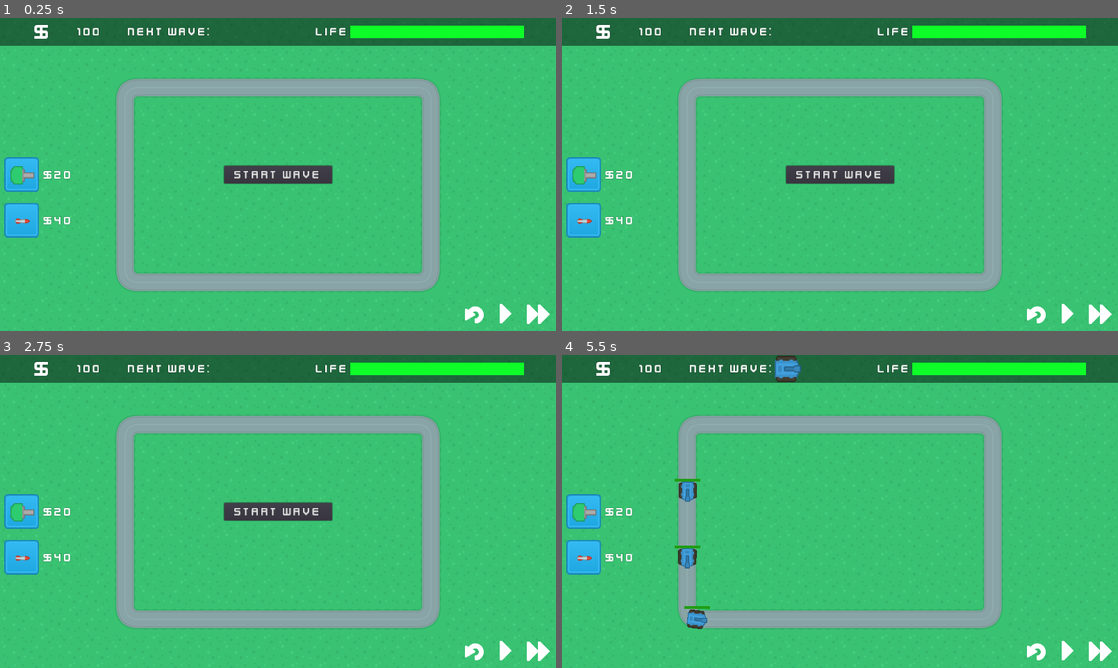
Above: before the commit, frames 1-4 (two rows, left to right).
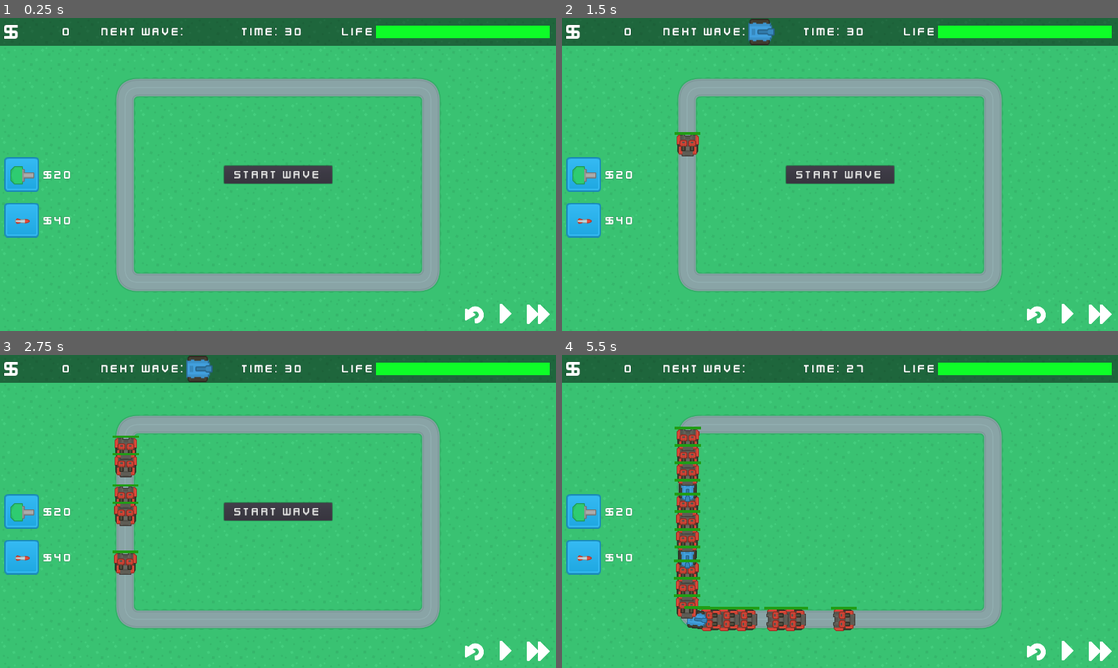
Above: after the commit, the same moments.

Repository: MattWillcox/TowerDefense
Game: Godot game, scene res://Scenes/MainScenes/GameScene.tscn
Two runs of this game, one before a commit and one after it. Both use one fixed random seed, a clock stepped at 60 frames per second and the inputs below. The project has no main scene, so this scene is started directly.
Inputs (mouse positions are in pixels of both pictures, inside the frame that each line leads up to):
- Up to frame 1 (0.25 s): no input
- Up to frame 2 (1.5 s): click (1034, 312) at 0.5 s; click (1034, 312) at 1.25 s
- Up to frame 3 (2.75 s): click (472, 649) at 2 s
- Up to frame 4 (5.5 s): click "Start Wave" at 2.75 s; click "$20" at 3.5 s; click "$40" at 4.25 s; click (1101, 649) at 5 s

The runs differ from the first frame. In frame 1, 1.1% of the frame differs, in the area x 0-99%, y 2-7%; in frame 2, 1.7%; in frame 3, 2.8%; in frame 4, 5.1%, in the area x 0-99%, y 0-89%.
Error before the commit: Invalid get index 'sprite' (on base: 'Dictionary'). (res://Scenes/MainScenes/GameScene.gd:45)

Commit message:
add timer, more waves

Diff:
--- a/Scenes/Enemies/BlueTank.gd
+++ b/Scenes/Enemies/Tank.gd
@@ -56,8 +56,8 @@
 	self.queue_free()
 
 
+## TODO MW - fix this? somehow
 func _on_Area2D_body_entered(body):
 	if body.is_in_group("Projectiles"):
-		impact("missile")
 		on_hit(body.damage, "missile")
 		body.queue_free()
--- a/Scenes/Enemies/BlueTank.tscn
+++ b/Scenes/Enemies/Tank.tscn
@@ -1,6 +1,6 @@
 [gd_scene load_steps=5 format=2]
 
-[ext_resource path="res://Scenes/Enemies/BlueTank.gd" type="Script" id=1]
+[ext_resource path="res://Scenes/Enemies/Tank.gd" type="Script" id=1]
 [ext_resource path="res://Assets/Enemies/tank_blue.png" type="Texture" id=2]
 [ext_resource path="res://Assets/UI/HPbar.jpg" type="Texture" id=3]
 
--- a/Scenes/MainScenes/GameScene.gd
+++ b/Scenes/MainScenes/GameScene.gd
@@ -13,7 +13,7 @@
 var current_wave = 0
 var enemies_in_wave = 0
 
-var base_health = 100
+var base_health = 20
 
 var current_money = 100
 
@@ -24,6 +24,7 @@
 	get_node("Music").play()
 	get_node("UI/HUD/BuildBar/Gun/Cost").text = "$" + str(GameData.tower_data.GunT1.cost)
 	get_node("UI/HUD/BuildBar/Missile/Cost").text = "$" + str(GameData.tower_data.MissileT1.cost)
+	get_node("UI").connect("times_up", self, "on_times_up")
 
 func _process(delta):
 	if build_mode:
@@ -42,7 +43,7 @@
 func start_next_wave():
 	var wave_data = retrieve_wave_data()
 	var preview_sprite = get_node("UI/HUD/InfoBar/H/NextWaveTexture")
-	preview_sprite.texture = load(EnemyData.enemy_data[current_wave - 1].sprite)
+	preview_sprite.texture = load(EnemyData.enemy_data[current_wave].sprite)
 	yield(get_tree().create_timer(0.2), "timeout") ## padding between waves so they do not start insta
 	spawn_enemies(wave_data)
 
@@ -51,13 +52,14 @@
 	var wave_data = []
 	var wave_enemies = enemy_data.total_enemies
 	for i in (enemy_data.total_enemies - 1):
-		wave_data.append([enemy_data.name, enemy_data.spawn_rate, enemy_data.money_reward, enemy_data.hp])
+		wave_data.append([enemy_data.name, enemy_data.spawn_rate, enemy_data.money_reward, enemy_data.hp, enemy_data.sprite])
 	enemies_in_wave = wave_data.size()
 	return wave_data
 
 func spawn_enemies(wave_data):
 	for i in wave_data:
 		var new_enemy = load("res://Scenes/Enemies/" + i[0] + ".tscn").instance()
+		new_enemy.get_node("Sprite").texture = load(i[4])
 		new_enemy.connect("base_damage", self, "on_base_damage")
 		new_enemy.connect("increase_money", self, "on_increase_money", [i[2]])
 		new_enemy.connect("enemy_killed", self, "on_enemy_killed")
@@ -113,9 +115,19 @@
 ##
 ## Handlers
 ##
+func on_times_up():
+	if enemies_in_wave > 0:
+		on_base_damage(enemies_in_wave)
+	for i in map_node.get_node("Path").get_children():
+		i.queue_free()
+
 func on_base_damage(damage):
 	base_health -= damage
 	if base_health <= 0:
+		get_node("UI").update_health_bar(0)
+		get_node("UI/HUD/GameOver").visible = true
+
+		yield(get_tree().create_timer(2), "timeout")
 		emit_signal("game_finished", false)
 	else:
 		get_node("UI").update_health_bar(base_health)
--- a/Scenes/MainScenes/GameScene.tscn
+++ b/Scenes/MainScenes/GameScene.tscn
@@ -153,29 +153,35 @@
 
 [node name="Symbol" type="Label" parent="UI/HUD/InfoBar/H"]
 margin_top = 2.0
-margin_right = 120.0
-margin_bottom = 62.0
-rect_min_size = Vector2( 120, 60 )
+margin_right = 50.0
+margin_bottom = 62.0
+rect_min_size = Vector2( 50, 60 )
 custom_fonts/font = ExtResource( 12 )
 text = "$"
 align = 2
 valign = 1
 
 [node name="Money" type="Label" parent="UI/HUD/InfoBar/H"]
-margin_left = 124.0
-margin_top = 2.0
-margin_right = 234.0
+margin_left = 54.0
+margin_top = 2.0
+margin_right = 164.0
 margin_bottom = 62.0
 rect_min_size = Vector2( 110, 60 )
 custom_fonts/font = ExtResource( 11 )
-text = "100"
+text = "0"
 align = 2
 valign = 1
 
+[node name="Control3" type="Control" parent="UI/HUD/InfoBar/H"]
+margin_left = 168.0
+margin_right = 228.0
+margin_bottom = 64.0
+rect_min_size = Vector2( 60, 0 )
+
 [node name="NextWave" type="Label" parent="UI/HUD/InfoBar/H"]
-margin_left = 292.0
-margin_top = 2.0
-margin_right = 486.0
+margin_left = 232.0
+margin_top = 2.0
+margin_right = 426.0
 margin_bottom = 62.0
 rect_min_size = Vector2( 60, 60 )
 size_flags_horizontal = 10
@@ -185,19 +191,50 @@
 valign = 1
 
 [node name="NextWaveTexture" type="TextureRect" parent="UI/HUD/InfoBar/H"]
-margin_left = 490.0
-margin_top = 2.0
-margin_right = 550.0
-margin_bottom = 62.0
-rect_min_size = Vector2( 60, 60 )
-size_flags_horizontal = 4
-size_flags_vertical = 4
-expand = true
+margin_left = 430.0
+margin_top = 2.0
+margin_right = 490.0
+margin_bottom = 62.0
+rect_min_size = Vector2( 60, 60 )
+size_flags_horizontal = 0
+size_flags_vertical = 4
+expand = true
+
+[node name="Control2" type="Control" parent="UI/HUD/InfoBar/H"]
+margin_left = 494.0
+margin_right = 554.0
+margin_bottom = 64.0
+rect_min_size = Vector2( 60, 0 )
+
+[node name="TimeLabel" type="Label" parent="UI/HUD/InfoBar/H"]
+margin_left = 558.0
+margin_top = 2.0
+margin_right = 644.0
+margin_bottom = 62.0
+rect_min_size = Vector2( 60, 60 )
+size_flags_horizontal = 4
+custom_fonts/font = ExtResource( 11 )
+text = "Time:"
+valign = 1
+
+[node name="TimeRemaining" type="Label" parent="UI/HUD/InfoBar/H"]
+margin_left = 648.0
+margin_top = 2.0
+margin_right = 708.0
+margin_bottom = 62.0
+rect_min_size = Vector2( 60, 60 )
+size_flags_horizontal = 0
+custom_fonts/font = ExtResource( 11 )
+text = "30"
+align = 1
+valign = 1
+
+[node name="Timer" type="Timer" parent="UI/HUD/InfoBar/H/TimeRemaining"]
 
 [node name="Life" type="Label" parent="UI/HUD/InfoBar/H"]
-margin_left = 726.0
-margin_top = 2.0
-margin_right = 802.0
+margin_left = 786.0
+margin_top = 2.0
+margin_right = 862.0
 margin_bottom = 62.0
 rect_min_size = Vector2( 60, 60 )
 size_flags_horizontal = 10
@@ -207,9 +244,9 @@
 valign = 1
 
 [node name="HP" type="TextureProgress" parent="UI/HUD/InfoBar/H"]
-margin_left = 806.0
+margin_left = 866.0
 margin_top = 17.0
-margin_right = 1206.0
+margin_right = 1266.0
 margin_bottom = 47.0
 rect_min_size = Vector2( 400, 30 )
 size_flags_vertical = 4
@@ -223,10 +260,10 @@
 [node name="Tween" type="Tween" parent="UI/HUD/InfoBar/H/HP"]
 
 [node name="Control" type="Control" parent="UI/HUD/InfoBar/H"]
-margin_left = 1210.0
+margin_left = 1270.0
 margin_right = 1280.0
 margin_bottom = 64.0
-rect_min_size = Vector2( 70, 0 )
+rect_min_size = Vector2( 10, 0 )
 
 [node name="StartWave" type="Button" parent="UI/HUD"]
 anchor_left = 0.5
@@ -240,6 +277,20 @@
 custom_fonts/font = ExtResource( 11 )
 text = "Start Wave"
 
+[node name="GameOver" type="Label" parent="UI/HUD"]
+visible = false
+modulate = Color( 1, 0, 0, 1 )
+anchor_left = 0.5
+anchor_top = 0.5
+anchor_right = 0.5
+anchor_bottom = 0.5
+margin_left = -150.0
+margin_top = -28.5
+margin_right = 150.0
+margin_bottom = 28.5
+custom_fonts/font = ExtResource( 12 )
+text = "GAME OVER"
+
 [node name="Music" type="AudioStreamPlayer" parent="."]
 stream = ExtResource( 15 )
 volume_db = -38.454
@@ -247,4 +298,5 @@
 [connection signal="pressed" from="UI/HUD/GameControls/Replay" to="UI" method="_on_Replay_pressed"]
 [connection signal="pressed" from="UI/HUD/GameControls/PausePlay" to="UI" method="_on_PausePlay_pressed"]
 [connection signal="pressed" from="UI/HUD/GameControls/SpeedUp" to="UI" method="_on_SpeedUp_pressed"]
+[connection signal="timeout" from="UI/HUD/InfoBar/H/TimeRemaining/Timer" to="UI" method="_on_Timer_timeout"]
 [connection signal="pressed" from="UI/HUD/StartWave" to="UI" method="_on_StartWave_pressed"]
--- a/Scenes/MainScenes/UI.gd
+++ b/Scenes/MainScenes/UI.gd
@@ -1,9 +1,16 @@
 extends CanvasLayer
+
+signal times_up()
 
 onready var hp_bar = get_node("HUD/InfoBar/H/HP")
 onready var hp_bar_tween = get_node("HUD/InfoBar/H/HP/Tween")
 onready var money = get_node("HUD/InfoBar/H/Money")
 onready var start_wave = get_node("HUD/StartWave")
+onready var round_timer = get_node("HUD/InfoBar/H/TimeRemaining/Timer")
+onready var round_timer_label = get_node("HUD/InfoBar/H/TimeRemaining")
+
+var round_time = 30
+var wave_started = false
 
 func set_tower_preview(tower_type, mouse_position):
 	var drag_tower = load("res://Scenes/Turrets/" + tower_type + ".tscn").instance()
@@ -72,9 +79,25 @@
 
 
 func _on_StartWave_pressed():
+	wave_started = true
 	start_wave.visible = not visible
 	get_parent().current_wave += 1
 	get_parent().start_next_wave()
+	round_timer.start()
 
 func end_wave():
+	wave_started = false
 	start_wave.visible = visible
+	round_time = 30
+	round_timer_label.text = str(round_time)
+
+
+func _on_Timer_timeout():
+	if !wave_started:
+		return
+	if round_time >= 1:
+		round_time -= 1
+		round_timer_label.text = str(round_time)
+		if round_time == 0:
+			end_wave()
+			emit_signal("times_up")
--- a/Scenes/UIScenes/MainMenu.tscn
+++ b/Scenes/UIScenes/MainMenu.tscn
@@ -63,6 +63,7 @@
 margin_bottom = 262.0
 rect_min_size = Vector2( 350, 75 )
 size_flags_horizontal = 4
+disabled = true
 texture_normal = ExtResource( 1 )
 texture_pressed = ExtResource( 2 )
 expand = true
@@ -86,6 +87,7 @@
 margin_bottom = 372.0
 rect_min_size = Vector2( 350, 75 )
 size_flags_horizontal = 4
+disabled = true
 texture_normal = ExtResource( 1 )
 texture_pressed = ExtResource( 2 )
 expand = true
--- a/Singletons/EnemyData.gd
+++ b/Singletons/EnemyData.gd
@@ -2,7 +2,7 @@
 
 var enemy_data = [
 	{
-		"name": "BlueTank",
+		"name": "Tank",
 		"spawn_rate": 1.0,
 		"total_enemies": 10,
 		"money_reward": 10,
@@ -10,11 +10,43 @@
 		"sprite": "res://Assets/Enemies/tank_blue.png",
 	},
 	{
-		"name": "BlueTank",
+		"name": "Tank",
 		"spawn_rate": 1.0,
 		"total_enemies": 10,
 		"money_reward": 10,
+		"hp": 1000,
+		"sprite": "res://Assets/Enemies/tank_red.png",
+	},
+	{
+		"name": "Tank",
+		"spawn_rate": 1.0,
+		"total_enemies": 10,
+		"money_reward": 10,
+		"hp": 2000,
+		"sprite": "res://Assets/Enemies/tank_green.png",
+	},
+	{
+		"name": "Tank",
+		"spawn_rate": 1.0,
+		"total_enemies": 10,
+		"money_reward": 20,
 		"hp": 5000,
-		"srite": "res://Assets/Enemies/tank_blue.png",
+		"sprite": "res://Assets/Enemies/tank_dark.png",
+	},
+	{
+		"name": "Tank",
+		"spawn_rate": 1.0,
+		"total_enemies": 10,
+		"money_reward": 20,
+		"hp": 10000,
+		"sprite": "res://Assets/Enemies/tank_sand.png",
+	},
+	{
+		"name": "Tank",
+		"spawn_rate": 1.0,
+		"total_enemies": 10,
+		"money_reward": 10,
+		"hp": 25000,
+		"sprite": "res://Assets/Enemies/tank_bigRed.png",
 	},
 ]
Binary file added: Assets/Enemies/tank_bigRed.png
Not shown, added: Assets/Enemies/tank_bigRed.png.import
Binary file added: Assets/Enemies/tank_dark.png
Not shown, added: Assets/Enemies/tank_dark.png.import
Binary file added: Assets/Enemies/tank_darkLarge.png
Not shown, added: Assets/Enemies/tank_darkLarge.png.import
Binary file added: Assets/Enemies/tank_sand.png
Not shown, added: Assets/Enemies/tank_sand.png.import
